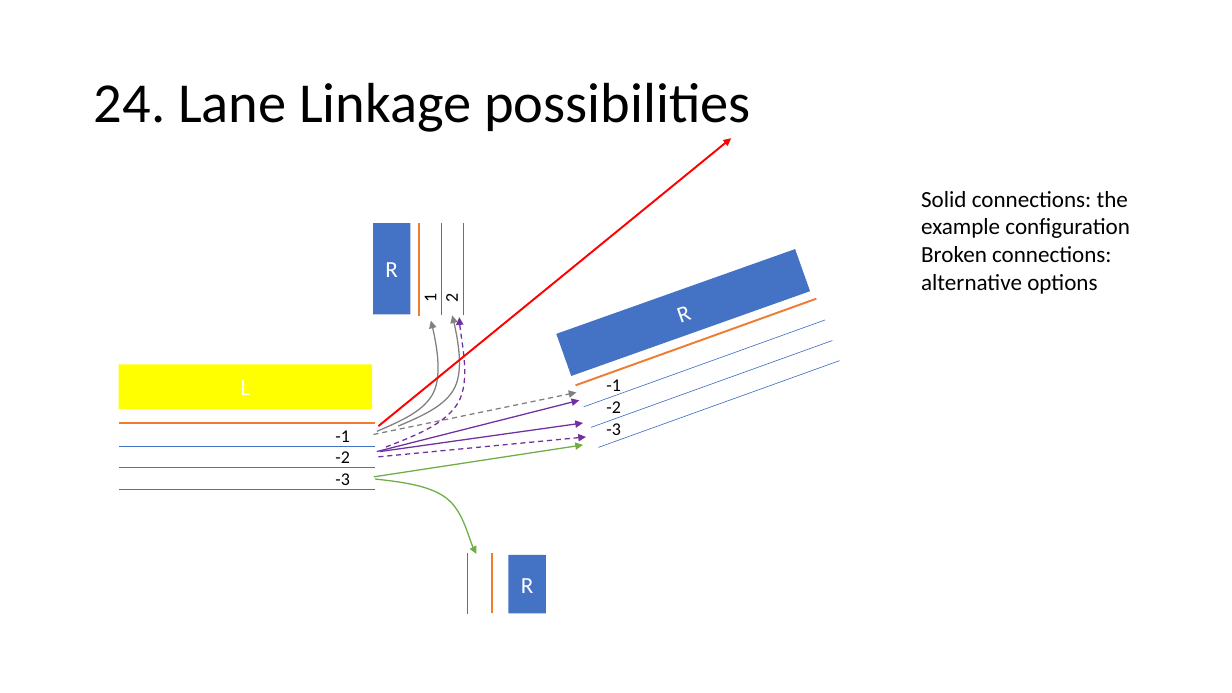
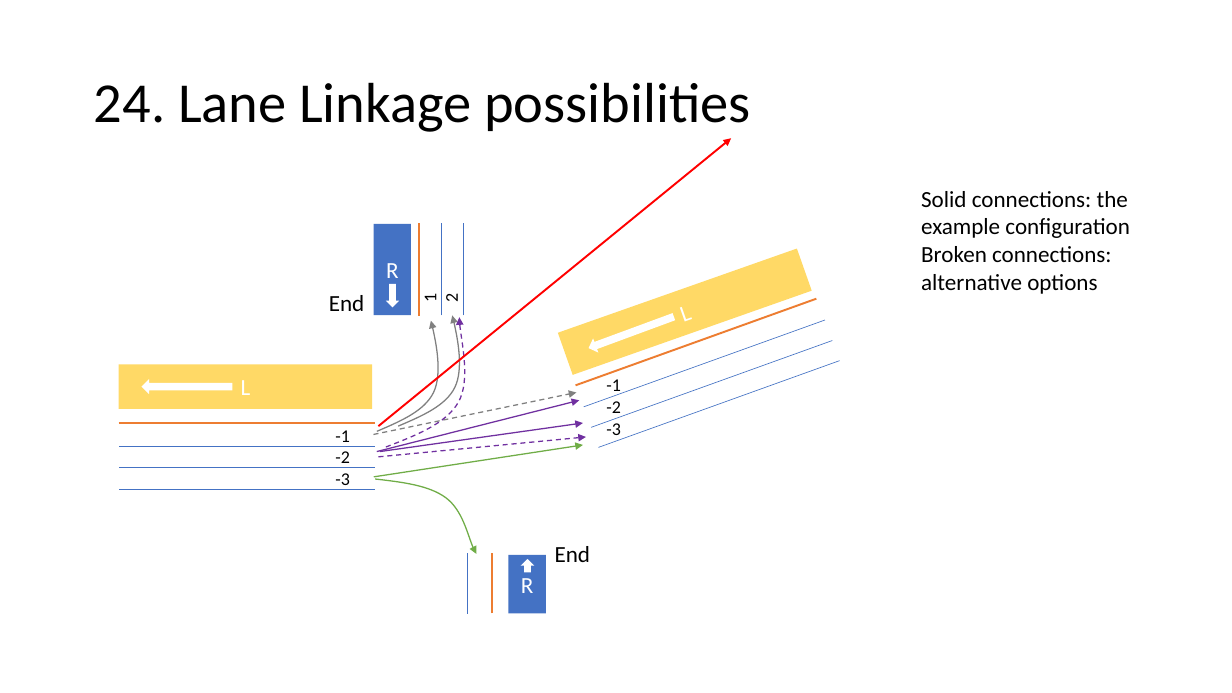
Before and after one commit to AugmentedDesignLab/junction-art, a slide deck: slide 26 of plan/challenges.pptx. Drawn at 1232x693 pixels with LibreOffice and Linux fonts; fonts in the diff are those of the drawing. Boxes give left, top, right and bottom in pixels: in the first picture for what was removed or moved away, otherwise in the second. Text is boxed around its words. In the diff, an @@ line names an element or a change of style, - is before the commit and + after.

Commit message:
documentation on lane linker

```diff
--- a/plan/challenges.pptx
+++ b/plan/challenges.pptx
@@ rectangle "L" at [558,248,812,374]: fill #4472C4 to #FFD966 @@
@@ text added at [329,295,365,311], 18 pt, text #000000 @@
+End
@@ down arrow added at [386,284,399,307], fill #FFFFFF @@
@@ right arrow added at [586,310,676,355], fill #FFFFFF @@
@@ text in rectangle at [683,311,692,321]: text changed @@
-R
+L
@@ rectangle "L" at [118,364,372,409]: fill #FFFF00 to #FFD966 @@
@@ right arrow added at [141,379,232,394], fill #FFFFFF @@
@@ down arrow added at [520,559,534,573], fill #FFFFFF @@
@@ text added at [555,546,591,562], 18 pt, text #000000 @@
+End
```
Also in this commit, not shown: 2 slides added, 3 other files.
